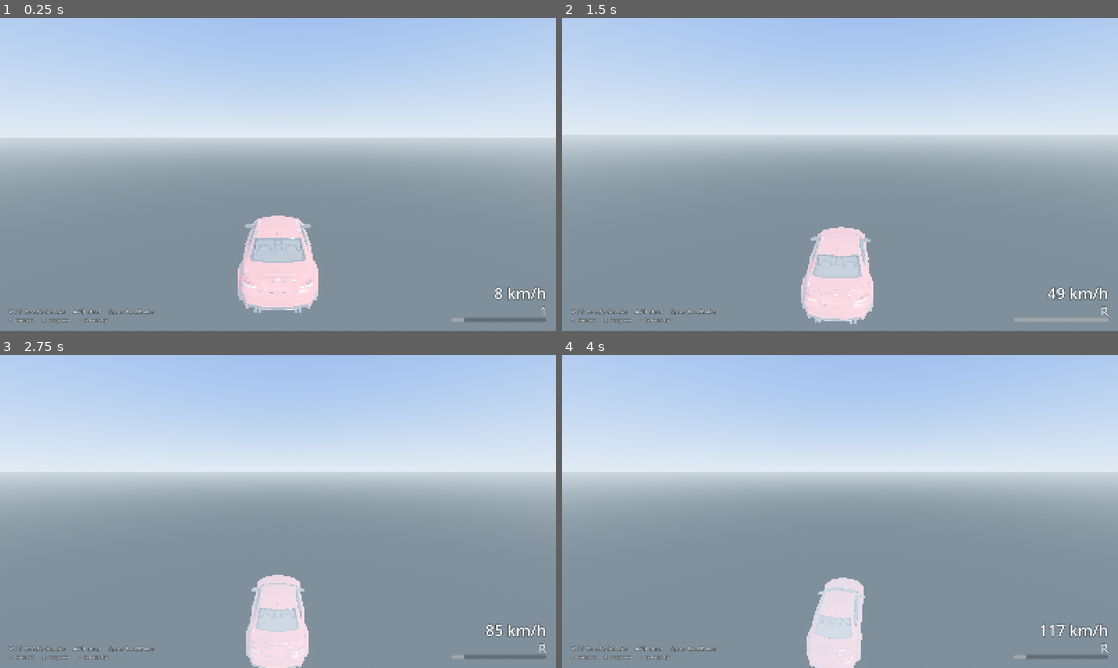
Above: before the commit, frames 1-4 (two rows, left to right).
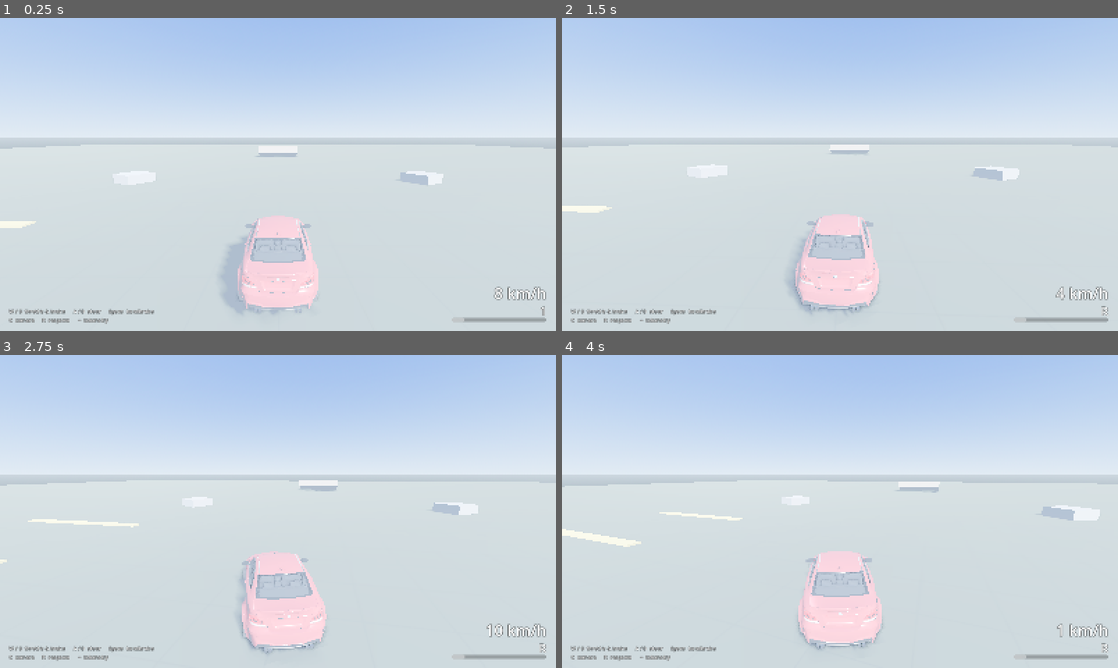
Above: after the commit, the same moments.

Repository: maksummatatov10-spec1231/cargame
Game: Godot game, scene res://scenes/main.tscn
The game is run twice, just before and just after one commit, with the same random seed, the same clock (stepped at 60 frames per second) and the same inputs.
Inputs:
- Up to frame 1 (0.25 s): no input
- Up to frame 2 (1.5 s): hold D (steer_right) 0.53-1.28 s; tap C (toggle_camera) at 0.6, 1.35 s; hold S (drive_backward) from 1.28 s (still down)
- Up to frame 3 (2.75 s): release S (drive_backward) at 2.03 s; hold D (steer_right) from 2.03 s (still down); tap C (toggle_camera) at 2.1 s
- Up to frame 4 (4 s): release D (steer_right) at 2.78 s; hold W (drive_forward) 2.78-3.53 s; tap C (toggle_camera) at 2.85, 3.6 s; hold A (steer_left) from 3.53 s (still down)

The runs differ from the first frame. In frame 1, 55% of the frame differs, in the area x 0-100%, y 40-100%; in frame 2, 58%; in frame 3, 59%, in the area x 0-100%, y 37-100%; in frame 4, 59%.
Error before the commit: Parse Error: Cannot pass a value of type "float" as "Vector3". (res://scripts/world.gd:82)

Commit message:
v1.2: fix the float/Vector3 error that stopped the project loading
_add_box() was changed to take a Vector3 rotation so the ramp could be pitched
about X while the kerbs were yawed about Y, but the edit that should have
updated its three call sites did not apply. The project would not load:

    Cannot pass a value of type "float" as "Vector3".

The call sites now pass Vector3 rotations, and the ramp is raised by half its
height so its leading edge actually meets the ground instead of floating.

The reason this shipped is that nothing in the toolchain checked it: gdparse
only validates syntax and gdlint only style, so both reported success on the
broken file. Added tools/typecheck.py, which records the typed signature of
every function in the project and checks each call for argument count and, for
expressions it can resolve (literals, constructors, numeric built-ins and
locally declared variables), argument type. Verified against a deliberately
re-broken copy: it reports all three original call sites. It is now part of
project_check.py, so the whole gate is one command.

Co-authored-by: arena-agent <297053741+arena-agent@users.noreply.github.com>

Diff:
--- a/scripts/world.gd
+++ b/scripts/world.gd
@@ -77,18 +77,22 @@
 	props.name = "Props"
 	add_child(props)
 
-	# A low ramp to launch off.
-	_add_box(props, Vector3(0.0, 0.0, -34.0), Vector3(7.0, 1.6, 9.0),
-		Color(0.55, 0.5, 0.45), deg_to_rad(-10.0))
-	# A pair of speed bumps.
+	# A ramp to launch off. It is pitched about X, so one end is buried in the
+	# ground and the other rises: that is what makes it drivable rather than a
+	# step. Raised by half its height so the leading edge meets the ground.
+	_add_box(props, Vector3(0.0, 0.55, -34.0), Vector3(8.0, 1.2, 11.0),
+		Color(0.55, 0.5, 0.45), Vector3(deg_to_rad(-11.0), 0.0, 0.0))
+
+	# Speed bumps, to watch the suspension work at low speed.
 	for i in 3:
-		_add_box(props, Vector3(-16.0, 0.06, 8.0 + i * 7.0), Vector3(9.0, 0.14, 0.55),
-			Color(0.72, 0.66, 0.3), 0.0)
-	# Kerb blocks to bump into.
+		_add_box(props, Vector3(-16.0, 0.05, 8.0 + i * 7.0), Vector3(9.0, 0.1, 0.6),
+			Color(0.72, 0.66, 0.3), Vector3.ZERO)
+
+	# Kerb blocks to bump into, yawed so they are not all axis aligned.
 	for i in 6:
 		var a := TAU * i / 6.0
 		_add_box(props, Vector3(cos(a) * 26.0, 0.4, sin(a) * 26.0 + 20.0),
-			Vector3(2.4, 0.8, 2.4), Color(0.5, 0.52, 0.55), a)
+			Vector3(2.4, 0.8, 2.4), Color(0.5, 0.52, 0.55), Vector3(0.0, a, 0.0))
 
 
 func _add_box(parent: Node3D, pos: Vector3, size: Vector3, colour: Color,
Not shown, changed: README.md
Not shown, changed: tools/project_check.py
Not shown, added: tools/typecheck.py
